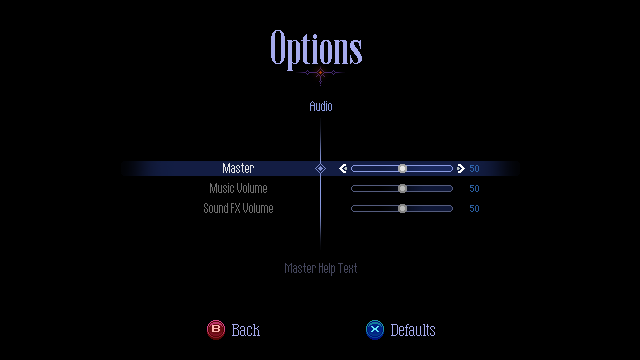
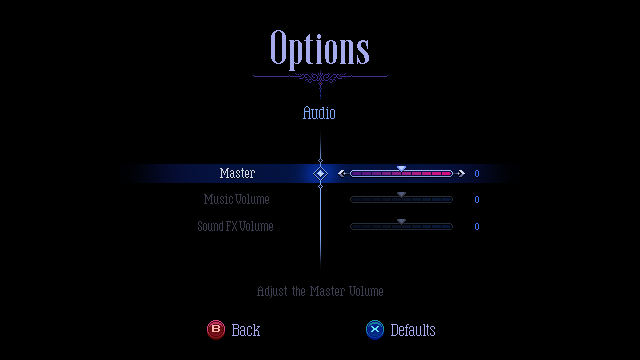
Layered file, before and after one edit (640x360). Changes by layer:
painted on "header" over left=253, top=30, right=388, bottom=99
moved "audio_window-main" above "master", painted on it over left=303, top=101, right=335, bottom=119
"master_value" (1st of 2, in "master"): opacity 80% → 100%, painted on it over left=470, top=165, right=479, bottom=172
added group "master_value" (2nd of 2, in "master") with 11 layers in group "master" over left=473, top=170, right=481, bottom=178
painted on "master_arrows" over left=338, top=164, right=465, bottom=178
painted on "master_h_1" over left=397, top=164, right=407, bottom=173
painted on "master_help" over left=257, top=263, right=383, bottom=298
"master_text_1": opacity 100% → 80%, painted on it over left=220, top=163, right=255, bottom=179
painted on "master_body_1" over left=350, top=165, right=453, bottom=178
painted on "master_highlight" over left=120, top=118, right=520, bottom=273
painted on "master_h_0" over left=397, top=164, right=407, bottom=173
"main_body_0": opacity 80% → 50%, painted on it over left=350, top=165, right=453, bottom=178
painted on "master_text_0" over left=220, top=163, right=255, bottom=179
moved "mscVolume" above "sfxVolume" over left=120, top=118, right=520, bottom=298
painted on "mscVolume_h_0" over left=397, top=184, right=407, bottom=199
"mscVolume_body_0": opacity 80% → 50%, painted on it over left=350, top=185, right=453, bottom=203
painted on "mscVolume_text_0" over left=204, top=183, right=269, bottom=204
painted on "sfxVolume_h_0" over left=397, top=204, right=407, bottom=226
"sfxVolume_body_0": opacity 80% → 50%, painted on it over left=350, top=205, right=453, bottom=230
painted on "sfxVolume_text_0" over left=198, top=203, right=273, bottom=231
painted on "back_xbox_0" over left=237, top=326, right=260, bottom=331
…and 7 more changes (5 added, 2 opacity, 2 painted)
